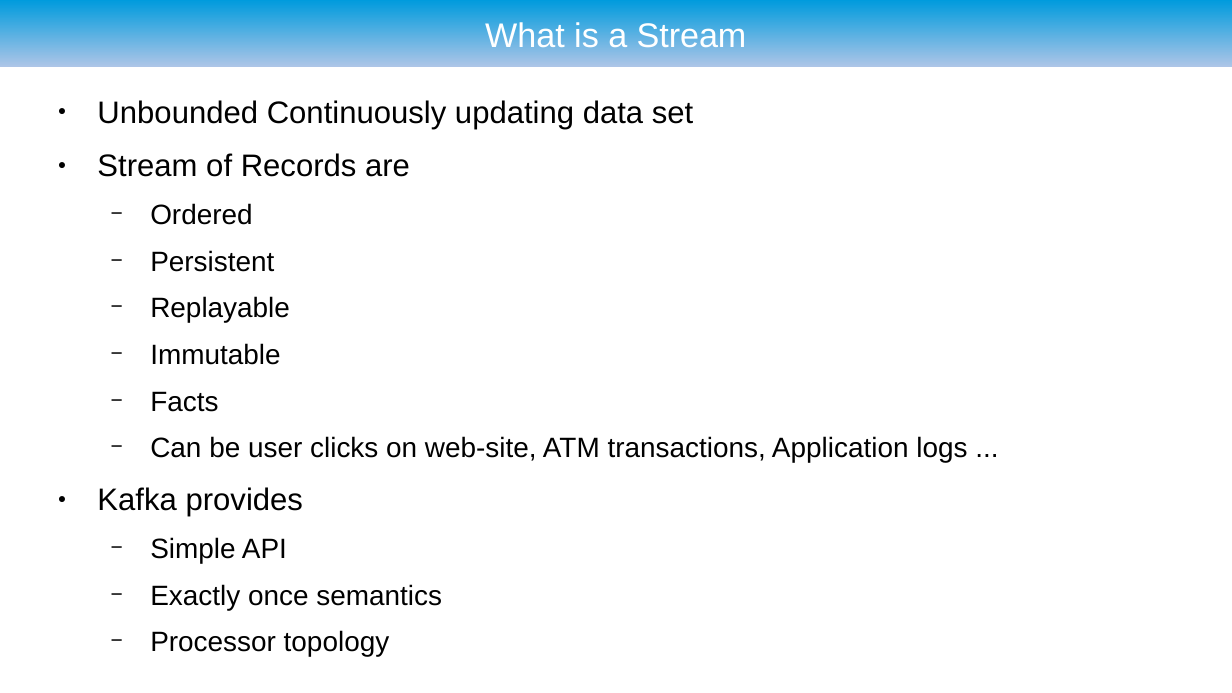
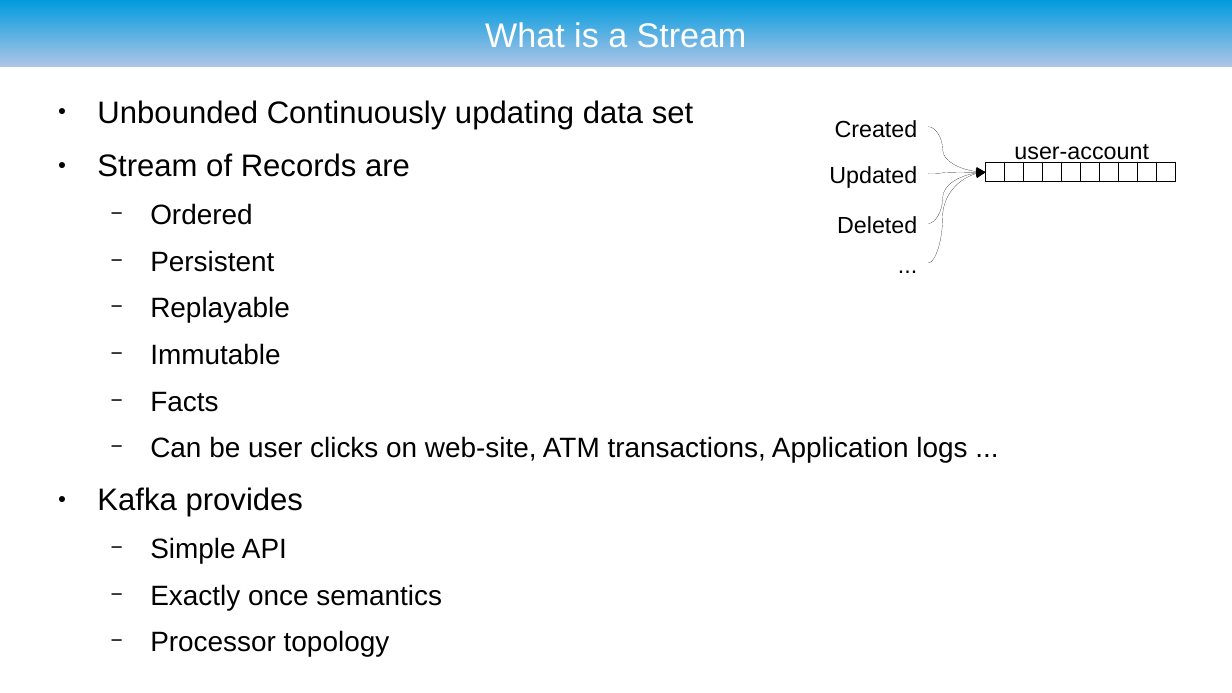
Before and after one commit to ryzlab/kafka-kompetensdag, a slide deck: slide 19 of doc/presentation-umejug.odp (slide 23 before the commit). Drawn at 1232x693 pixels with LibreOffice and Linux fonts; fonts in the diff are those of the drawing; background and template pictures are left out. Boxes give left, top, right and bottom in pixels: in the first picture for what was removed or moved away, otherwise in the second. Text is boxed around its words. In the diff, an @@ line names an element or a change of style, - is before the commit and + after.

```diff
--- a/doc/presentation-umejug.odp
+++ b/doc/presentation-umejug.odp
@@ text added at bbox=[835, 120, 918, 138], 15 pt, text #000000 @@
+Created
@@ curved arrow added from (929, 126) to (986, 172), #000000 0 pt @@
@@ text added at bbox=[1014, 144, 1148, 164], 15 pt, text #000000 @@
+user-account
@@ text added at bbox=[829, 166, 917, 188], 15 pt, text #000000 @@
+Updated
@@ curved arrow added from (929, 173) to (986, 172), #000000 0 pt @@
@@ curved arrow added from (929, 224) to (986, 172), #000000 0 pt @@
@@ curved arrow added from (929, 263) to (986, 172), #000000 0 pt @@
@@ group added at bbox=[986, 163, 1176, 182]: 9 lines, 1 rectangle @@
@@ text added at bbox=[837, 216, 917, 234], 15 pt, text #000000 @@
+Deleted
@@ text added at bbox=[797, 245, 929, 282], 15 pt, text #000000 @@
+...
```
Also in this commit, not shown: 21 other slides changed, 3 slides added, 1 slide removed, 3 other files.
